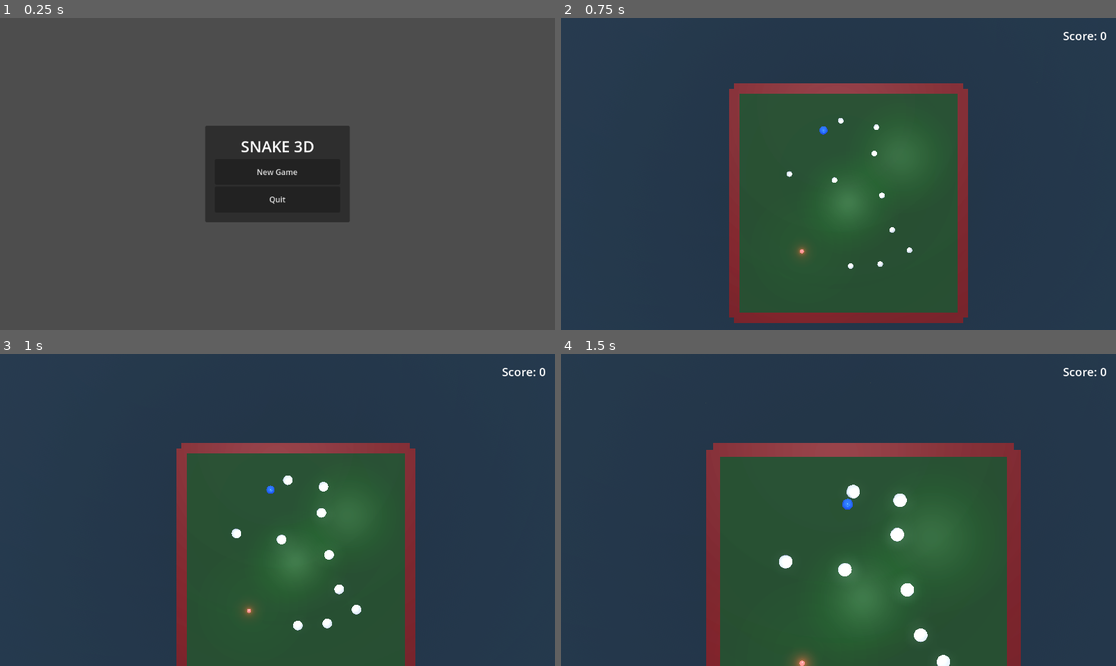
Above: before the commit, frames 1-4 (two rows, left to right).
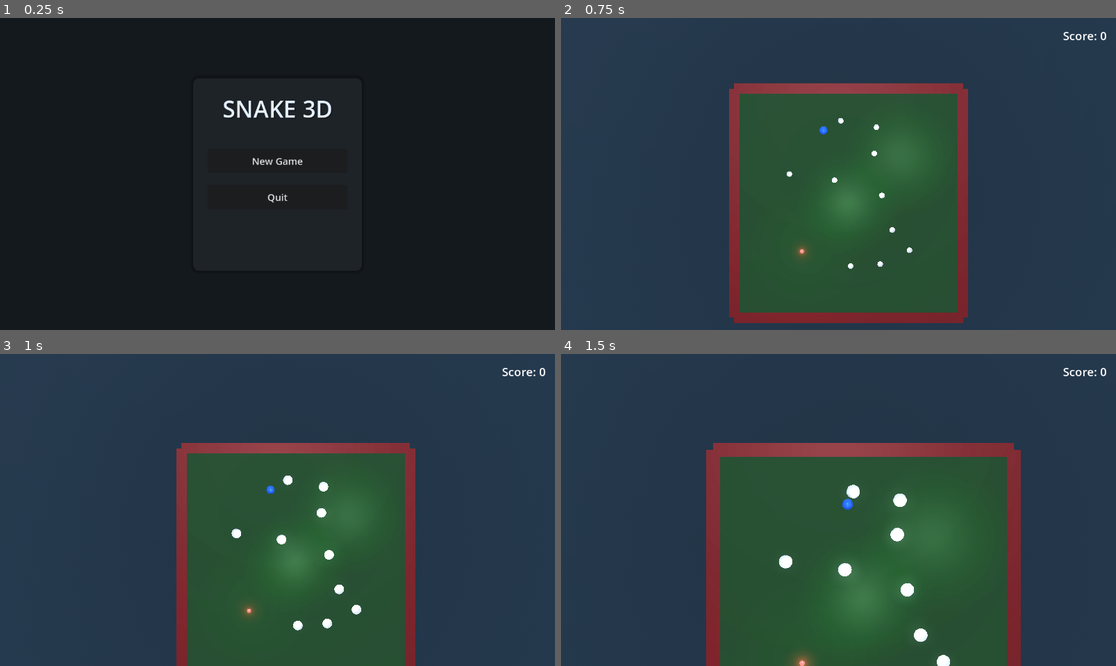
Above: after the commit, the same moments.

Repository: bluehexagons/snakeproject
Game: Godot game, scene res://scenes/main_menu.tscn
The game is run twice, just before and just after one commit, with the same random seed, the same clock (stepped at 60 frames per second) and the same inputs.
Inputs:
- Up to frame 1 (0.25 s): no input
- Up to frame 2 (0.75 s): click "New Game" at 0.5 s
- Up to frame 3 (1 s): no input
- Up to frame 4 (1.5 s): hold D (move_right) from 1.28 s (still down)

The runs differ from the first frame. In frame 1, 92% of the frame differs, in the area x 0-100%, y 0-100%; in frame 2, nothing differs; in frame 3, nothing differs; in frame 4, nothing differs.

Commit message:
(w/AI) Slight main menu rework

Diff:
--- a/scenes/main_menu.tscn
+++ b/scenes/main_menu.tscn
@@ -1,6 +1,32 @@
-[gd_scene load_steps=2 format=3 uid="uid://brxsk2ks8iyg6"]
+[gd_scene load_steps=4 format=3 uid="uid://brxsk2ks8iyg6"]
 
 [ext_resource type="Script" path="res://scripts/main_menu.gd" id="1_script"]
+
+[sub_resource type="StyleBoxFlat" id="StyleBoxFlat_1"]
+bg_color = Color(0.12, 0.14, 0.16, 0.95)
+corner_radius_top_left = 12
+corner_radius_top_right = 12
+corner_radius_bottom_right = 12
+corner_radius_bottom_left = 12
+shadow_color = Color(0, 0, 0, 0.3)
+shadow_size = 8
+
+[sub_resource type="StyleBoxFlat" id="StyleBoxFlat_2"]
+bg_color = Color(0.08, 0.09, 0.1, 1)
+draw_center = false
+border_width_left = 2
+border_width_top = 2
+border_width_right = 2
+border_width_bottom = 2
+border_color = Color(0.3, 0.4, 0.5, 0.2)
+corner_radius_top_left = 8
+corner_radius_top_right = 8
+corner_radius_bottom_right = 8
+corner_radius_bottom_left = 8
+expand_margin_left = 2.0
+expand_margin_top = 2.0
+expand_margin_right = 2.0
+expand_margin_bottom = 2.0
 
 [node name="MainMenu" type="Control"]
 layout_mode = 3
@@ -11,6 +37,15 @@
 grow_vertical = 2
 script = ExtResource("1_script")
 
+[node name="Background" type="ColorRect" parent="."]
+layout_mode = 1
+anchors_preset = 15
+anchor_right = 1.0
+anchor_bottom = 1.0
+grow_horizontal = 2
+grow_vertical = 2
+color = Color(0.08, 0.1, 0.12, 1)
+
 [node name="Panel" type="Panel" parent="."]
 layout_mode = 1
 anchors_preset = 8
@@ -18,42 +53,57 @@
 anchor_top = 0.5
 anchor_right = 0.5
 anchor_bottom = 0.5
-offset_left = -150.0
-offset_top = -100.0
-offset_right = 150.0
-offset_bottom = 100.0
+offset_left = -175.0
+offset_top = -199.0
+offset_right = 175.0
+offset_bottom = 201.0
 grow_horizontal = 2
 grow_vertical = 2
+theme_override_styles/panel = SubResource("StyleBoxFlat_1")
 
 [node name="VBoxContainer" type="VBoxContainer" parent="Panel"]
 layout_mode = 1
 anchors_preset = 15
 anchor_right = 1.0
 anchor_bottom = 1.0
-offset_left = 20.0
-offset_top = 20.0
-offset_right = -20.0
-offset_bottom = -20.0
+offset_left = 30.0
+offset_top = 30.0
+offset_right = -30.0
+offset_bottom = -30.0
 grow_horizontal = 2
 grow_vertical = 2
+theme_override_constants/separation = 25
 
 [node name="TitleLabel" type="Label" parent="Panel/VBoxContainer"]
 layout_mode = 2
-theme_override_font_sizes/font_size = 32
+theme_override_colors/font_color = Color(0.9, 0.95, 1, 1)
+theme_override_colors/font_shadow_color = Color(0, 0, 0, 0.3)
+theme_override_constants/shadow_offset_x = 2
+theme_override_constants/shadow_offset_y = 2
+theme_override_font_sizes/font_size = 48
 text = "SNAKE 3D"
 horizontal_alignment = 1
 
+[node name="Spacer" type="Control" parent="Panel/VBoxContainer"]
+layout_mode = 2
+
 [node name="ContinueButton" type="Button" parent="Panel/VBoxContainer"]
+custom_minimum_size = Vector2(0, 50)
 layout_mode = 2
-size_flags_vertical = 3
+theme_override_font_sizes/font_size = 20
+theme_override_styles/focus = SubResource("StyleBoxFlat_2")
 text = "Continue"
 
 [node name="NewGameButton" type="Button" parent="Panel/VBoxContainer"]
+custom_minimum_size = Vector2(0, 50)
 layout_mode = 2
-size_flags_vertical = 3
+theme_override_font_sizes/font_size = 20
+theme_override_styles/focus = SubResource("StyleBoxFlat_2")
 text = "New Game"
 
 [node name="QuitButton" type="Button" parent="Panel/VBoxContainer"]
+custom_minimum_size = Vector2(0, 50)
 layout_mode = 2
-size_flags_vertical = 3
+theme_override_font_sizes/font_size = 20
+theme_override_styles/focus = SubResource("StyleBoxFlat_2")
 text = "Quit"
